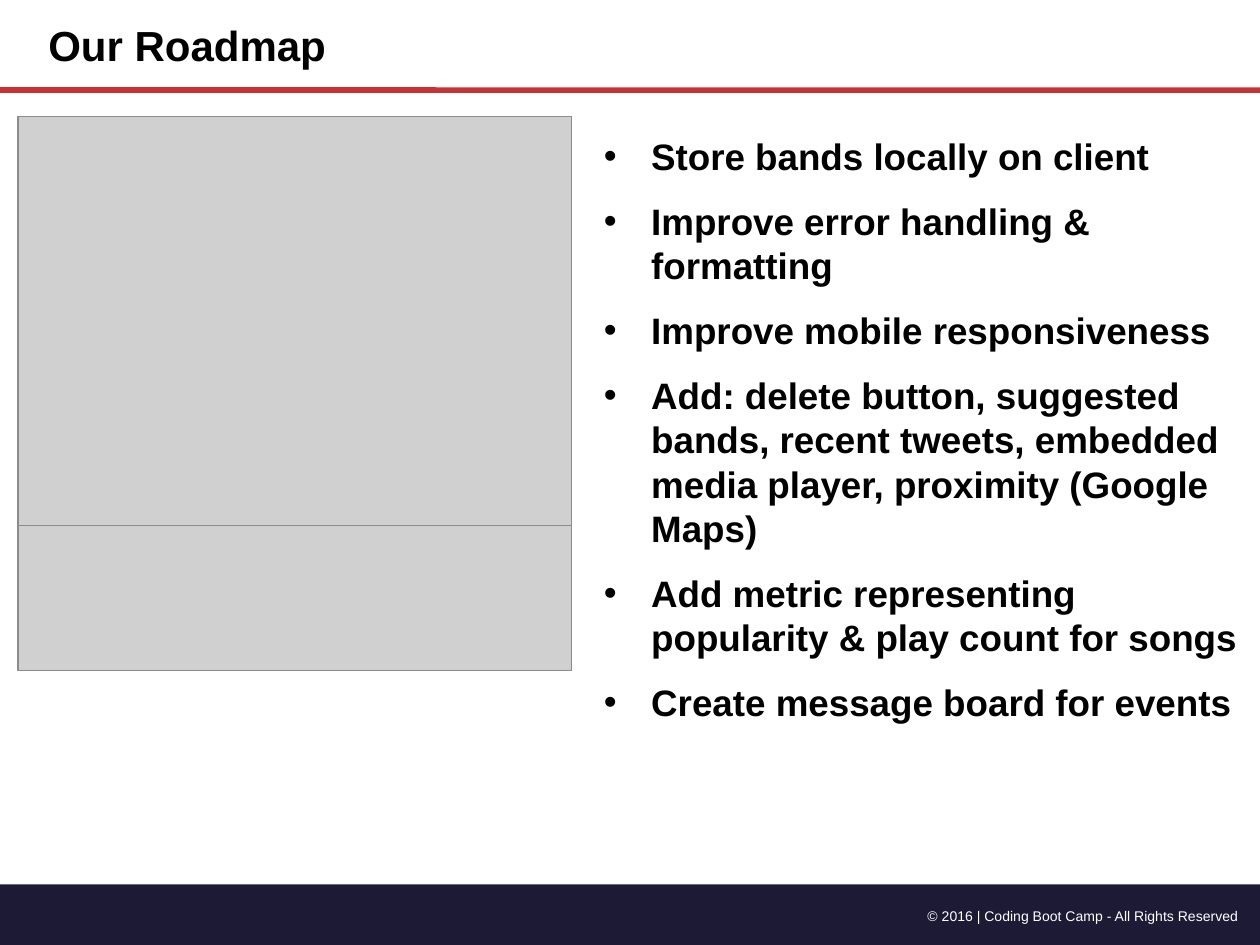
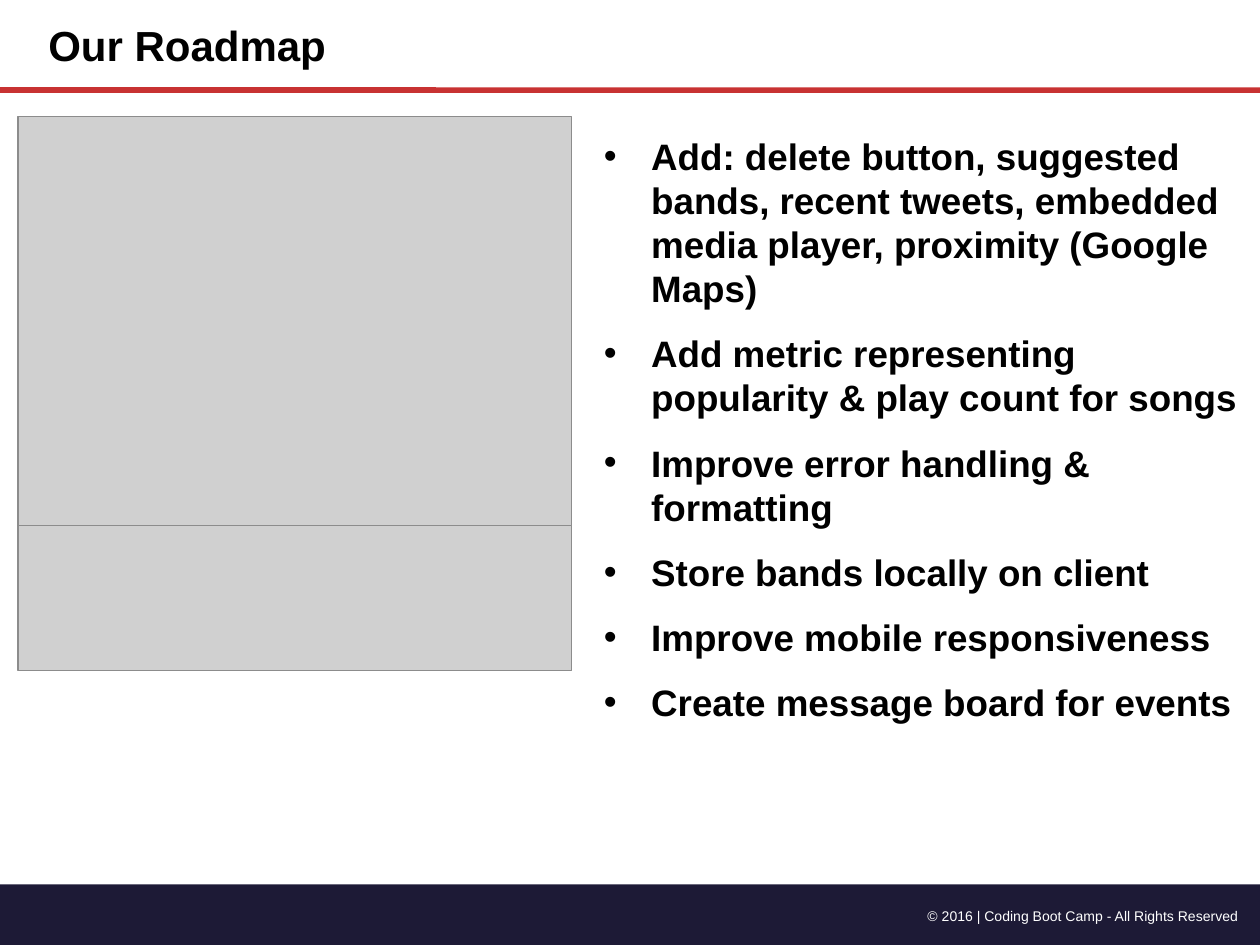
Before and after one commit to grupy-inc/grupy, a slide deck: slide 5 of Groopy Project Overview.pptx. Drawn at 1260x945 pixels with LibreOffice and Linux fonts; fonts in the diff are those of the drawing; grey boxes stand for pictures. Boxes give left, top, right and bottom in pixels: in the first picture for what was removed or moved away, otherwise in the second. Text is boxed around its words. In the diff, an @@ line names an element or a change of style, - is before the commit and + after.

Commit message:
edited presentation

```diff
--- a/Groopy Project Overview.pptx
+++ b/Groopy Project Overview.pptx
@@ text at (651, 143, 1211, 351): paragraphs removed @@
-• Store bands locally on client
-• Improve error handling & formatting
-• Improve mobile responsiveness
@@ text at (651, 450, 1211, 658): paragraphs added @@
+• Improve error handling & formatting
+• Store bands locally on client
+• Improve mobile responsiveness
```
Also in this commit, not shown: 2 other slides changed.
